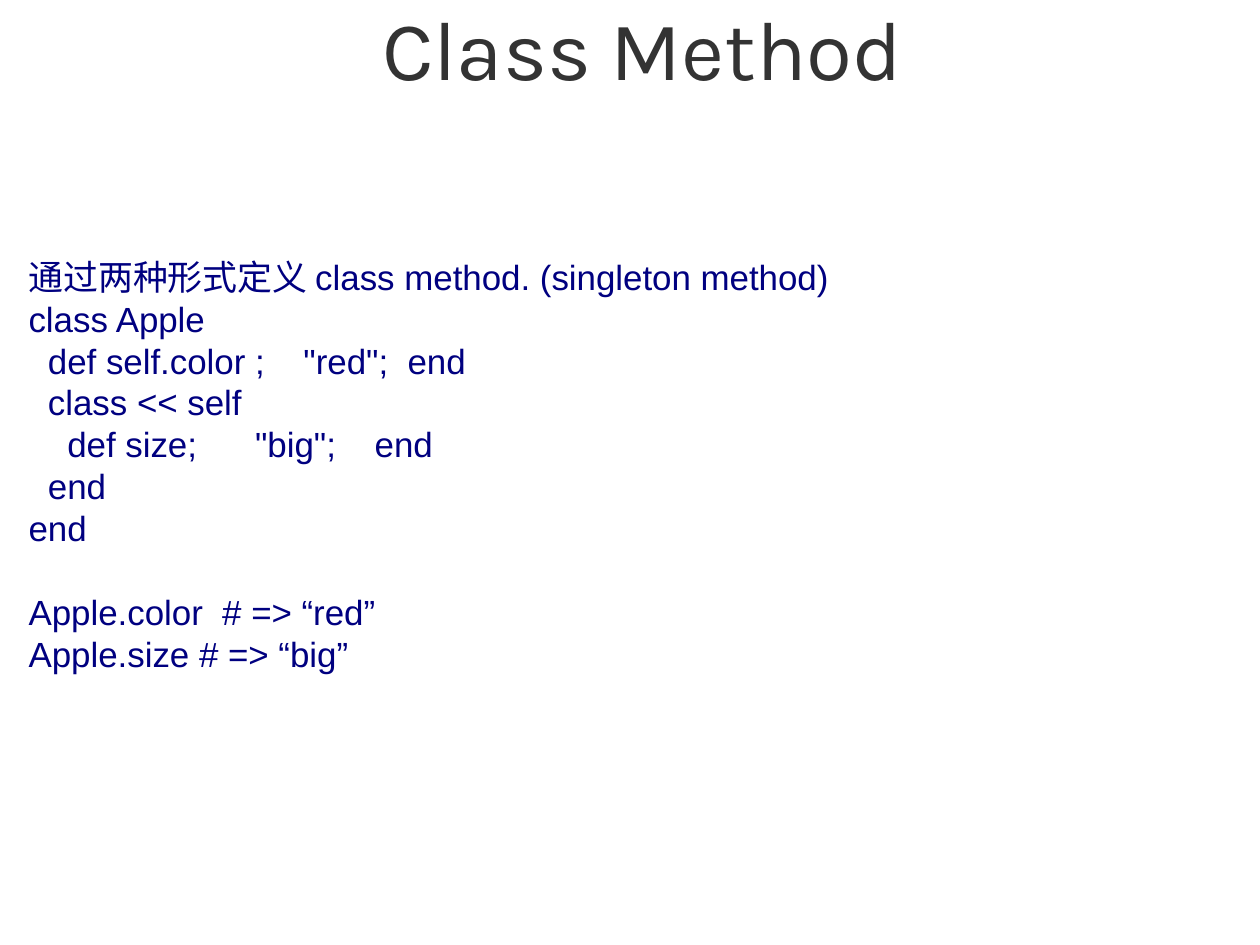
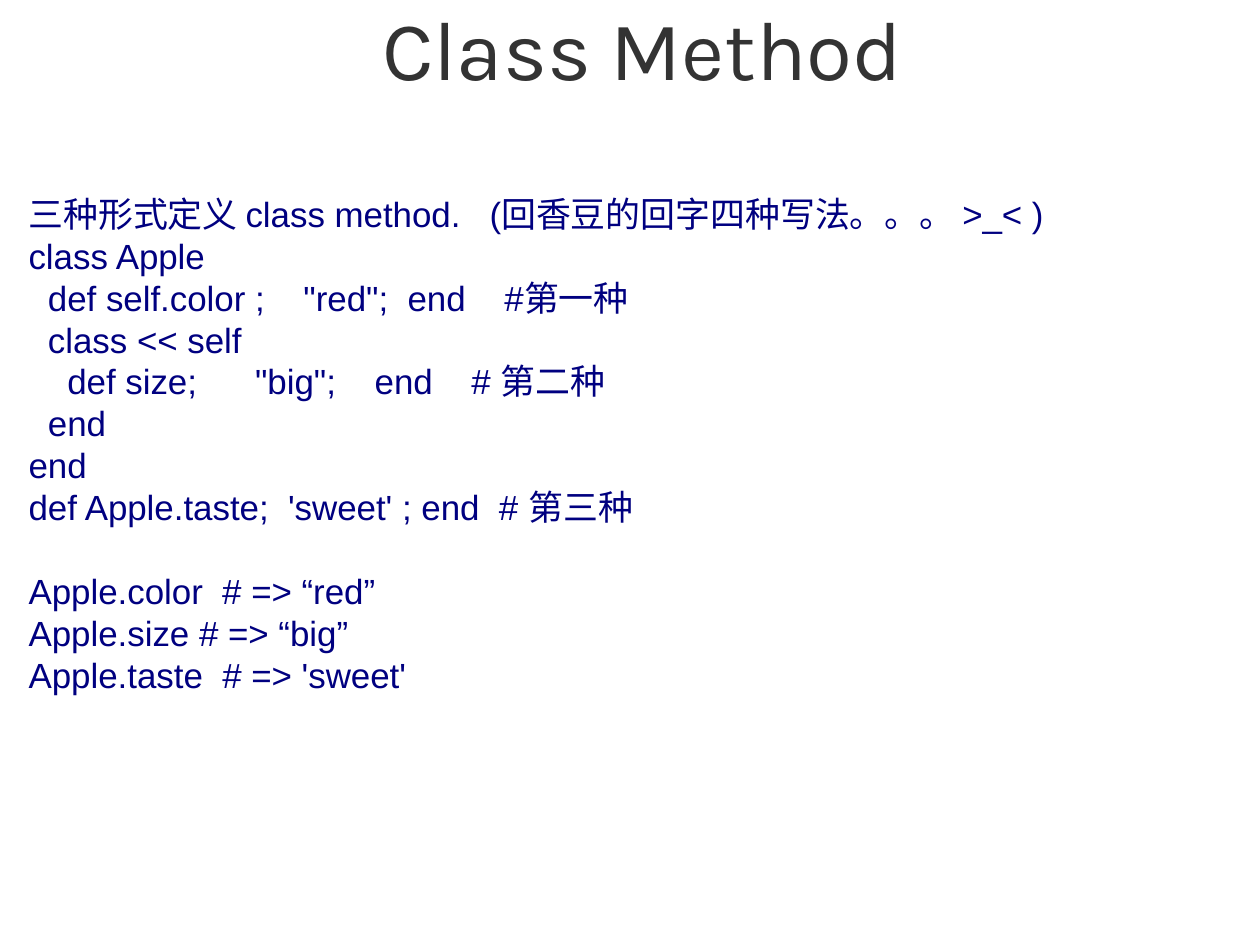
Before and after one commit to sg552/meta_ruby, a slide deck: slide 23 of meta_programming_ruby.odp. Drawn at 1260x945 pixels with LibreOffice and Linux fonts; fonts in the diff are those of the drawing; background and template pictures are left out. Boxes give left, top, right and bottom in pixels: in the first picture for what was removed or moved away, otherwise in the second. Text is boxed around its words. In the diff, an @@ line names an element or a change of style, - is before the commit and + after.

Commit message:
added ppt files

```diff
--- a/meta_programming_ruby.odp
+++ b/meta_programming_ruby.odp
@@ subtitle at (29, 197, 955, 234): text changed @@
-通过两种形式定义 class method. (singleton method)
+三种形式定义 class method. (回香豆的回字四种写法。。。 >_< )
@@ subtitle at (48, 283, 628, 316): text changed @@
-def self.color ; "red"; end
+def self.color ; "red"; end #第一种
@@ subtitle at (67, 364, 606, 401): text changed @@
-def size; "big"; end
+def size; "big"; end # 第二种
@@ subtitle at (29, 490, 633, 527): paragraph added @@
+def Apple.taste; 'sweet' ; end # 第三种
@@ subtitle at (29, 662, 406, 695): paragraph added @@
+Apple.taste # => 'sweet'
```
Also in this commit, not shown: 8 other slides changed, 12 slides added, 3 slides removed, 2 other files.
